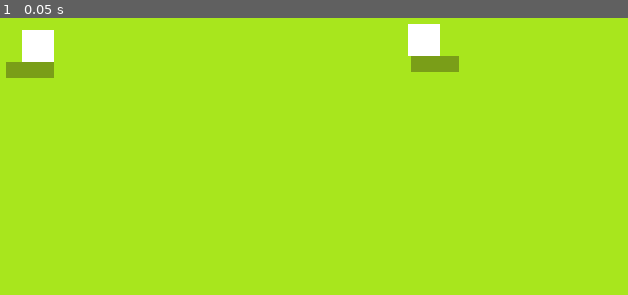
Above: before the commit, frame 1.
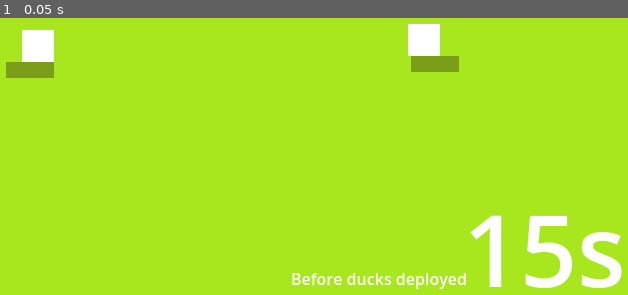
Above: after the commit, the same moment.

Repository: Sukimo/Duck_Tactics
Game: Godot game, scene res://Scene/arena_2d.tscn
The game is run twice, just before and just after one commit, with the same random seed, the same clock (stepped at 60 frames per second) and the same inputs.
Inputs:
- Up to frame 1 (0.05 s): no input

The runs differ from the first frame. In frame 1, 3.0% of the frame differs, in the area x 46-100%, y 71-98%.

Commit message:
[edit] change zone , fixed duck battle zone
duck from previous fight didn' t go to battle zone

Diff:
--- a/Scene/arena_2d.tscn
+++ b/Scene/arena_2d.tscn
@@ -49,3 +49,26 @@
 grow_horizontal = 2
 grow_vertical = 0
 color = Color(0.3529412, 0.41960785, 0.078431375, 0.5882353)
+
+[node name="Control" type="Control" parent="." unique_id=1844710980]
+layout_mode = 3
+anchors_preset = 0
+offset_right = 40.0
+offset_bottom = 40.0
+
+[node name="Label" type="Label" parent="Control" unique_id=918171041]
+layout_mode = 0
+offset_left = 616.0
+offset_top = 311.0
+offset_right = 779.0
+offset_bottom = 448.0
+theme_override_font_sizes/font_size = 100
+text = "15s"
+
+[node name="Label2" type="Label" parent="Control" unique_id=1170442707]
+layout_mode = 0
+offset_left = 444.0
+offset_top = 398.0
+offset_right = 620.0
+offset_bottom = 421.0
+text = "Before ducks deployed"
--- a/scene/main.tscn
+++ b/scene/main.tscn
@@ -22,8 +22,6 @@
 [node name="HUD" type="Control" parent="CanvasLayer" unique_id=1529774423]
 layout_mode = 3
 anchors_preset = 0
-offset_right = 40.0
-offset_bottom = 40.0
 
 [node name="Label" type="Label" parent="CanvasLayer/HUD" unique_id=93715231]
 layout_mode = 0
--- a/scene/rest_zone.gd
+++ b/scene/rest_zone.gd
@@ -6,12 +6,10 @@
 #   PoolZone  (green) — default landing zone for all ducks, no special logic
 
 # ── Constants ───────────────────────────────────────────────────────────────
-#BattleZone rect approx: x 330..510, y 30..370  (center x=420, half=90)
-const BATTLE_ORIGIN: Vector2 = Vector2(335,55)
+const BATTLE_ORIGIN: Vector2 = Vector2(605,70)
 const BATTLE_COLS: int = 3
 
-#PoolZone rect approx: x 510..810, y 30..370  (center x=660, half=150)
-const POOL_ORIGIN : Vector2 = Vector2(520,55)
+const POOL_ORIGIN : Vector2 = Vector2(280,70)
 const POOL_COLS : int = 5
 
 #RestZone local-space boundary for enemy push-out
@@ -41,6 +39,7 @@
 func _on_button_pressed() -> void:
 	if not GameState.is_state(GameState.State.REST):
 		return
+	_apply_heal_zone_restore()
 	SignalBus.emit_signal("slide_to_arena")
 
 # ── Zone overlap signals  ───────────────────────────────────────────────────
@@ -144,6 +143,9 @@
 		duck.global_position = to_global(local_pos)
 		duck.visible         = true
 		duck.process_mode    = Node.PROCESS_MODE_INHERIT
+
+		if not _ducks_in_battle.has(duck):
+			_ducks_in_battle.append(duck)
 	_last_wave_deployed.clear()
 
 # ── Scatter all other resting ducks into Pool (green) zone ───────────────────
--- a/scene/rest_zone.tscn
+++ b/scene/rest_zone.tscn
@@ -2,14 +2,14 @@
 
 [ext_resource type="Script" uid="uid://cwfkr3kh6wyru" path="res://scene/rest_zone.gd" id="1_fwway"]
 
-[sub_resource type="RectangleShape2D" id="RectangleShape2D_heal"]
-size = Vector2(220, 310)
-
-[sub_resource type="RectangleShape2D" id="RectangleShape2D_battle"]
-size = Vector2(180, 310)
+[sub_resource type="RectangleShape2D" id="RectangleShape2D_fwway"]
+size = Vector2(200, 310)
 
 [sub_resource type="RectangleShape2D" id="RectangleShape2D_pool"]
 size = Vector2(300, 310)
+
+[sub_resource type="RectangleShape2D" id="RectangleShape2D_battle"]
+size = Vector2(200, 310)
 
 [sub_resource type="NavigationPolygon" id="NavigationPolygon_iviiw"]
 vertices = PackedVector2Array(785, 434.96875, 18.953125, 433.02344, 17.039063, 20.976563, 785, 20.007813)
@@ -26,16 +26,23 @@
 color = Color(0.54901963, 0.78039217, 0.050980393, 1)
 
 [node name="HealZone" type="Area2D" parent="." unique_id=300000001 groups=["heal_zone"]]
-position = Vector2(150, 185)
+position = Vector2(135, 215)
 
 [node name="CollisionShape2D" type="CollisionShape2D" parent="HealZone" unique_id=300000002]
-shape = SubResource("RectangleShape2D_heal")
+shape = SubResource("RectangleShape2D_fwway")
 
 [node name="ZoneRect" type="ColorRect" parent="HealZone" unique_id=300000003]
-offset_left = -110.0
+anchors_preset = 8
+anchor_left = 0.5
+anchor_top = 0.5
+anchor_right = 0.5
+anchor_bottom = 0.5
+offset_left = -100.0
 offset_top = -155.0
-offset_right = 110.0
+offset_right = 100.0
 offset_bottom = 155.0
+grow_horizontal = 2
+grow_vertical = 2
 color = Color(0.05, 0.55, 0.85, 0.75)
 
 [node name="ZoneLabel" type="Label" parent="HealZone" unique_id=300000004]
@@ -46,6 +53,7 @@
 theme_override_colors/font_color = Color(1, 1, 1, 1)
 theme_override_font_sizes/font_size = 14
 text = "Heal Area"
+horizontal_alignment = 1
 
 [node name="ZoneSubLabel" type="Label" parent="HealZone" unique_id=300000005]
 offset_left = -100.0
@@ -56,18 +64,65 @@
 theme_override_font_sizes/font_size = 10
 text = "Resting ducks
 heal here"
+horizontal_alignment = 1
+
+[node name="PoolZone" type="Area2D" parent="." unique_id=300000021 groups=["pool_zone"]]
+position = Vector2(400, 215)
+
+[node name="CollisionShape2D" type="CollisionShape2D" parent="PoolZone" unique_id=300000022]
+shape = SubResource("RectangleShape2D_pool")
+
+[node name="ZoneRect" type="ColorRect" parent="PoolZone" unique_id=300000023]
+anchors_preset = 8
+anchor_left = 0.5
+anchor_top = 0.5
+anchor_right = 0.5
+anchor_bottom = 0.5
+offset_left = -150.0
+offset_top = -155.0
+offset_right = 150.0
+offset_bottom = 155.0
+grow_horizontal = 2
+grow_vertical = 2
+color = Color(0.55, 0.78, 0.05, 0.75)
+
+[node name="ZoneLabel" type="Label" parent="PoolZone" unique_id=300000024]
+offset_left = -140.0
+offset_top = -145.0
+offset_right = 140.0
+offset_bottom = -110.0
+theme_override_colors/font_color = Color(1, 1, 1, 1)
+theme_override_font_sizes/font_size = 14
+text = "Pool of Ducks"
+
+[node name="ZoneSubLabel" type="Label" parent="PoolZone" unique_id=300000025]
+offset_left = -140.0
+offset_top = -105.0
+offset_right = 140.0
+offset_bottom = -70.0
+theme_override_colors/font_color = Color(0.9, 1, 0.8, 0.9)
+theme_override_font_sizes/font_size = 10
+text = "Every duck you have
+will stay here"
 
 [node name="BattleZone" type="Area2D" parent="." unique_id=300000011 groups=["battle_zone"]]
-position = Vector2(372, 185)
+position = Vector2(665, 215)
 
 [node name="CollisionShape2D" type="CollisionShape2D" parent="BattleZone" unique_id=300000012]
 shape = SubResource("RectangleShape2D_battle")
 
 [node name="ZoneRect" type="ColorRect" parent="BattleZone" unique_id=300000013]
-offset_left = -90.0
+anchors_preset = 8
+anchor_left = 0.5
+anchor_top = 0.5
+anchor_right = 0.5
+anchor_bottom = 0.5
+offset_left = -100.0
 offset_top = -155.0
-offset_right = 90.0
+offset_right = 100.0
 offset_bottom = 155.0
+grow_horizontal = 2
+grow_vertical = 2
 color = Color(0.85, 0.1, 0.1, 0.8)
 
 [node name="ZoneLabel" type="Label" parent="BattleZone" unique_id=300000014]
@@ -90,38 +145,6 @@
 text = "Drag ducks here
 to send to battle"
 horizontal_alignment = 1
-
-[node name="PoolZone" type="Area2D" parent="." unique_id=300000021 groups=["pool_zone"]]
-position = Vector2(628, 185)
-
-[node name="CollisionShape2D" type="CollisionShape2D" parent="PoolZone" unique_id=300000022]
-shape = SubResource("RectangleShape2D_pool")
-
-[node name="ZoneRect" type="ColorRect" parent="PoolZone" unique_id=300000023]
-offset_left = -150.0
-offset_top = -155.0
-offset_right = 150.0
-offset_bottom = 155.0
-color = Color(0.55, 0.78, 0.05, 0.75)
-
-[node name="ZoneLabel" type="Label" parent="PoolZone" unique_id=300000024]
-offset_left = -140.0
-offset_top = -145.0
-offset_right = 140.0
-offset_bottom = -110.0
-theme_override_colors/font_color = Color(1, 1, 1, 1)
-theme_override_font_sizes/font_size = 14
-text = "Pool of Ducks"
-
-[node name="ZoneSubLabel" type="Label" parent="PoolZone" unique_id=300000025]
-offset_left = -140.0
-offset_top = -105.0
-offset_right = 140.0
-offset_bottom = -70.0
-theme_override_colors/font_color = Color(0.9, 1, 0.8, 0.9)
-theme_override_font_sizes/font_size = 10
-text = "Every duck you have
-will stay here"
 
 [node name="NavigationRegion2D" type="NavigationRegion2D" parent="." unique_id=5542326]
 navigation_polygon = SubResource("NavigationPolygon_iviiw")
@@ -155,17 +178,17 @@
 
 [node name="Divider1" type="ColorRect" parent="Control" unique_id=500000001]
 layout_mode = 0
-offset_left = 268.0
+offset_left = 242.0
 offset_top = 30.0
-offset_right = 271.0
+offset_right = 245.0
 offset_bottom = 395.0
 color = Color(1, 1, 1, 0.12)
 
 [node name="Divider2" type="ColorRect" parent="Control" unique_id=500000002]
 layout_mode = 0
-offset_left = 470.0
+offset_left = 556.0
 offset_top = 30.0
-offset_right = 473.0
+offset_right = 559.0
 offset_bottom = 395.0
 color = Color(1, 1, 1, 0.12)
 
